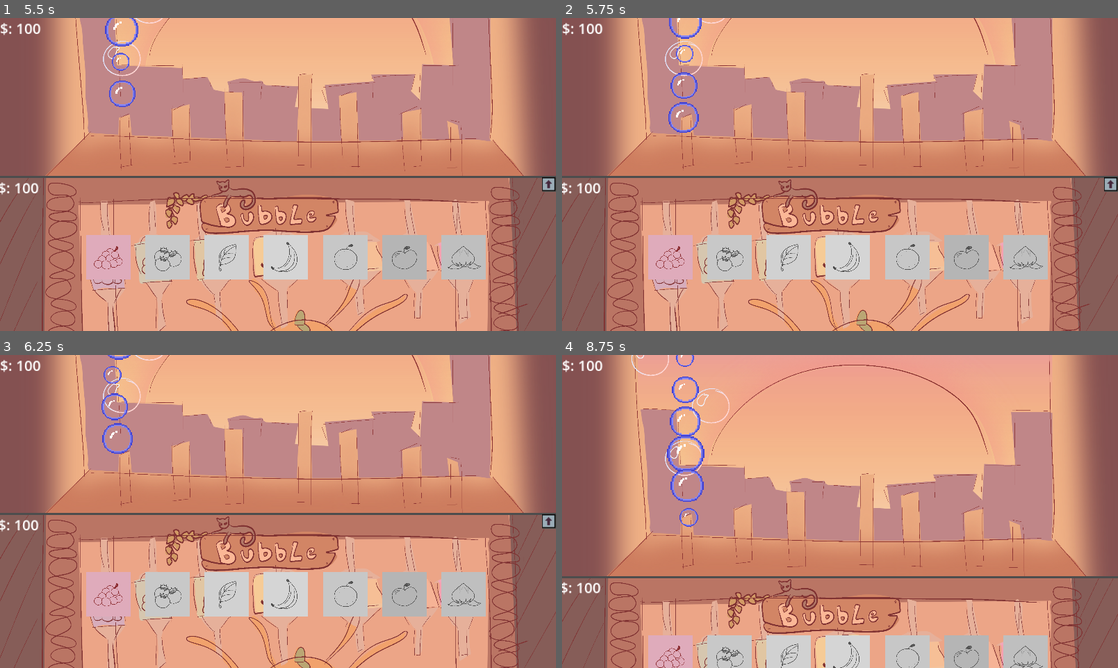
Above: before the commit, frames 1-4 (two rows, left to right).
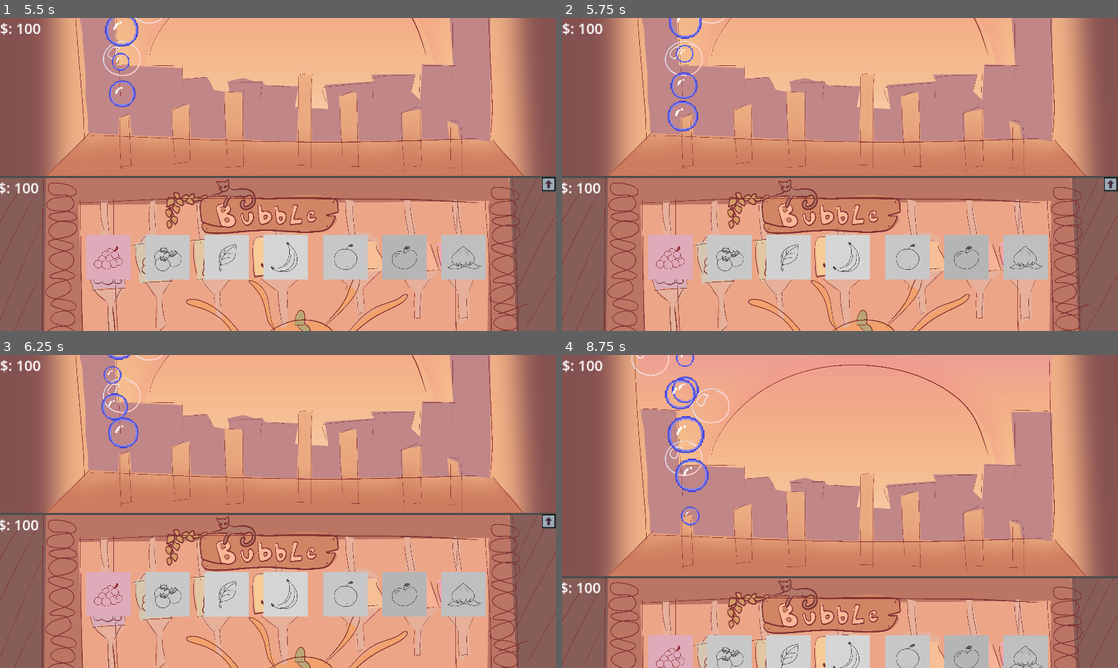
Above: after the commit, the same moments.

Repository: Spedinja/GGJ25
Game: Godot game, scene res://scenes/main_menu.tscn
The game is run twice, just before and just after one commit, with the same random seed, the same clock (stepped at 60 frames per second) and the same inputs.
Inputs (mouse positions are in pixels of both pictures, inside the frame that each line leads up to):
- Up to frame 1 (5.5 s): click "Start Game" at 0.5 s; click (550, 324) at 1.25 s; click (550, 215) at 2 s; move the mouse to (400, 158) at 2.77 s; click (400, 158) at 2.92 s; click (550, 324) at 3.5 s; click (550, 246) at 4.25 s; click (105, 259) at 5 s
- Up to frame 2 (5.75 s): no input
- Up to frame 3 (6.25 s): click (105, 596) at 5.75 s
- Up to frame 4 (8.75 s): click (1112, 520) at 6.5 s; move the mouse to (678, 561) at 7.27 s; click (678, 561) at 7.42 s; click (1112, 661) at 8 s

Frame 1 is identical in both runs. In frame 2, 0.2% of the frame differs, in the area x 19-25%, y 26-37%; in frame 3, 0.3%; in frame 4, 1.0%, in the area x 18-27%, y 7-55%.
Error before the commit: Invalid operands 'int' and 'Nil' in operator '<='. (res://scripts/shopUpgrades.gd:18)

Commit message:
first upgrade works -> todo: unlock, minus money on upgrade and array with all upgrade costs

Diff:
--- a/scenes/player_area.tscn
+++ b/scenes/player_area.tscn
@@ -45,6 +45,7 @@
 position = Vector2(428, 902)
 script = ExtResource("2_7d4fa")
 bubbleValue = 100.0
+arrStats = Array[float]([1.0, 2.0, 4.0])
 
 [node name="BubbleSpawn_2" type="Node2D" parent="BubbleArea/SpawnArea/BubbleSpawn"]
 position = Vector2(624, 856)
--- a/scripts/bubble_spawner.gd
+++ b/scripts/bubble_spawner.gd
@@ -11,9 +11,9 @@
 @export var bubbleValue: float
 
 #Stats
-var currentLvl
+var currentLvl = 1
 var currModifier
-var arrStats: Array[float] = [1, 2, 4]
+@export var arrStats: Array[float]
 
 # Called when the node enters the scene tree for the first time.
 func _ready() -> void:
@@ -54,9 +54,7 @@
 func _increaseStats(currentLvl)-> void:
 	#get next element from array, adjust on instantiate
 	currentLvl = currentLvl+1
-	currModifier = 1
-	pass
+	currModifier= arrStats[currentLvl-2]
 
 func getNextStats() -> void:
 	var nextLvl = currentLvl+1
-	pass #todo
--- a/scripts/shopUpgrades.gd
+++ b/scripts/shopUpgrades.gd
@@ -1,7 +1,8 @@
 extends Node
 
 var currentLvl = 0
-var maxLvl
+var maxLvl = 3
+@export var costs: Array[float]
 
 
 # Called when the node enters the scene tree for the first time.
